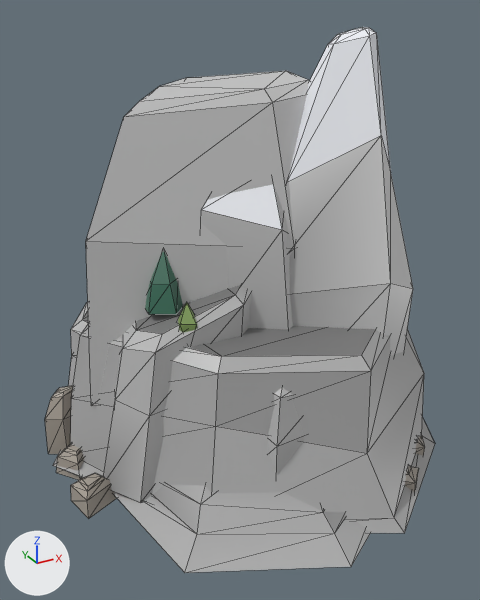
An edit to the glTF model public/terrain-study/crag-0.glb, drawn before and after from the same camera.
Both versions are drawn from a camera (50 mm lens) standing at (-1.26, -2.21, 1.7) and looking at (-0.1, -0.09, 0.64). Every picture has the same lights, and +X, +Y and +Z are marked at lower left. The first picture is the older version. Mesh edges are drawn as thin lines. Vertices at exactly the same position are counted once.

Script lines for the objects in view, before the commit:
```python
ob_cragpeaka = bpy.data.objects.new('CragPeakA', me_cragpeaka)
ob_cragpeaka.location = (0.0, 0.0, 0.0)
ob_cragpeakb = bpy.data.objects.new('CragPeakB', me_cragpeakb)
ob_cragpeakb.location = (0.0, 0.0, 0.0)
ob_cragpine2 = bpy.data.objects.new('CragPine2', me_cragpine2)
ob_cragpine2.location = (0.0, 0.0, 0.0)
ob_cragramp = bpy.data.objects.new('CragRamp', me_cragramp)
ob_cragramp.location = (0.0, 0.0, 0.0)
ob_cragscree13 = bpy.data.objects.new('CragScree13', me_cragscree13)
ob_cragscree13.location = (0.0, 0.0, 0.0)
ob_cragscree14 = bpy.data.objects.new('CragScree14', me_cragscree14)
ob_cragscree14.location = (0.0, 0.0, 0.0)
ob_cragshoulder = bpy.data.objects.new('CragShoulder', me_cragshoulder)
ob_cragshoulder.location = (0.0, 0.0, 0.0)
ob_cragterrace = bpy.data.objects.new('CragTerrace', me_cragterrace)
ob_cragterrace.location = (0.0, 0.0, 0.0)
ob_saddlescree3 = bpy.data.objects.new('SaddleScree3', me_saddlescree3)
ob_saddlescree3.location = (0.0, 0.0, 0.0)
# also in view: 'CragBase' at (0.09, -0.09, 0.15); 'CragScree11' at (-0.77, -0.17, 0.02); 'SaddleBlock' at (-0.1, 0.09, 0.89); 'SaddleBase' at (-0.01, -0.09, 0.3)
```
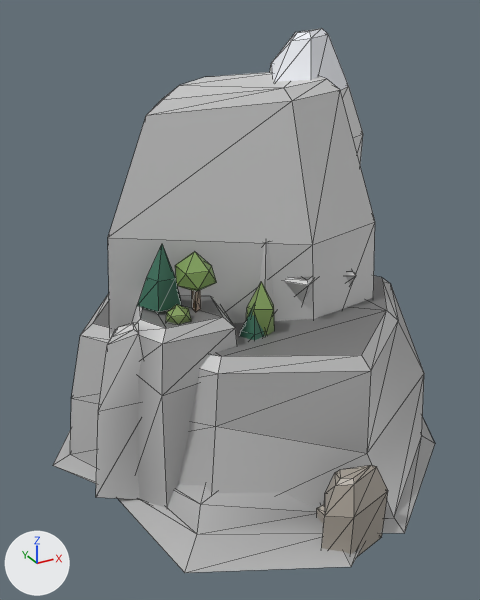
The change, as a list of edits to the scene's bpy script:
```text
Change mat_stone1:
    where n2 = _N.new('ShaderNodeMix'); n2.name = 'Mix'
    add n2.inputs[7].default_value = (0.54, 0.54, 0.54, 1.0)  # 'B', light grey #c2c2c2
Change mat_stone3:
    where n2 = _N.new('ShaderNodeMix'); n2.name = 'Mix'
    n2.inputs[7].default_value: (0.68, 0.68, 0.68, 1.0) -> (0.72, 0.72, 0.72, 1.0)  # 'B', light grey #d7d7d7 -> 'B', light grey #dddddd
Change mat_stone2:
    where n2 = _N.new('ShaderNodeMix'); n2.name = 'Mix'
    n2.inputs[7].default_value: (0.58, 0.58, 0.58, 1.0) -> (0.62, 0.62, 0.62, 1.0)  # 'B', light grey #c8c8c8 -> 'B', light grey #cecece
Change me_cragscree11:
    remove me_cragscree11.from_pydata(...)  # 16 vertices, 26 faces; spans x -0.847..-0.684, y -0.241..-0.1, z -0.03..0.08
    add me_cragscree11.from_pydata(...)  # 16 vertices, 26 faces; spans x 0.026..0.182, y -0.707..-0.572, z 0.057..0.164
    me_cragscree11 part 1: the whole mesh is scaled about its middle by (0.957, 0.957, 0.969), then moved by (0.869, -0.469, 0.086)
Change me_saddleblock:
    remove me_saddleblock.from_pydata(...)  # 24 vertices, 40 faces; spans x -0.709..0.508, y -0.318..0.492, z 0.3..1.481
    add me_saddleblock.from_pydata(...)  # 24 vertices, 40 faces; spans x -0.629..0.588, y -0.318..0.492, z 0.3..1.481
    me_saddleblock part 2: the whole mesh is moved by (0.08, 0.0, 0.0)
Change me_saddleshrub1:
    remove me_saddleshrub1.from_pydata(...)  # 12 vertices, 20 faces; spans x -0.44..-0.345, y -0.276..-0.189, z 0.528..0.752
    add me_saddleshrub1.from_pydata(...)  # 12 vertices, 20 faces; spans x -0.178..-0.056, y -0.338..-0.227, z 0.508..0.794
    me_saddleshrub1 part 3: the whole mesh is scaled about its middle by 1.27, then moved by (0.275, -0.05, 0.011)
Change me_saddlescree3:
    remove me_saddlescree3.from_pydata(...)  # 16 vertices, 26 faces; spans x -0.855..-0.629, y 0.152..0.29, z -0.014..0.274
    add me_saddlescree3.from_pydata(...)  # 16 vertices, 26 faces; spans x -0.183..0.076, y -0.882..-0.723, z -0.03..0.296
    me_saddlescree3 part 4: 16 of 16 vertices moved; they spanned x -0.855..-0.629, y 0.152..0.29, z -0.014..0.274 and now span x -0.183..0.076, y -0.882..-0.723, z -0.03..0.296; mean shift (0.686, -1.025, 0.007)
Remove ob_cragterrace:
    ob_cragterrace = bpy.data.objects.new('CragTerrace', me_cragterrace)
Remove ob_cragramp:
    ob_cragramp = bpy.data.objects.new('CragRamp', me_cragramp)
Remove ob_cragpeaka:
    ob_cragpeaka = bpy.data.objects.new('CragPeakA', me_cragpeaka)
Remove ob_cragpeakb:
    ob_cragpeakb = bpy.data.objects.new('CragPeakB', me_cragpeakb)
Remove ob_cragpine2:
    ob_cragpine2 = bpy.data.objects.new('CragPine2', me_cragpine2)
Remove ob_cragscree13:
    ob_cragscree13 = bpy.data.objects.new('CragScree13', me_cragscree13)
Remove ob_cragscree14:
    ob_cragscree14 = bpy.data.objects.new('CragScree14', me_cragscree14)
Add ob_cragscree10:
    ob_cragscree10 = bpy.data.objects.new('CragScree10', me_cragscree10)  # 16 vertices, 26 faces; spans x -0.131..0.063, y -0.829..-0.71, z 0.007..0.127
    ob_cragscree10.location = (0.0, 0.0, 0.0)
Add ob_cragpine9:
    ob_cragpine9 = bpy.data.objects.new('CragPine9', me_cragpine9)  # 11 vertices, 15 faces; spans x -0.543..-0.372, y -0.231..-0.085, z 0.738..0.964
    ob_cragpine9.location = (0.0, 0.0, 0.0)
Add ob_cragcrown8:
    ob_cragcrown8 = bpy.data.objects.new('CragCrown8', me_cragcrown8)  # 12 vertices, 20 faces; spans x -0.425..-0.29, y -0.303..-0.157, z 0.786..0.937
    ob_cragcrown8.location = (0.0, 0.0, 0.0)
Add ob_cragtrunk8:
    ob_cragtrunk8 = bpy.data.objects.new('CragTrunk8', me_cragtrunk8)  # 6 vertices, 6 faces; spans x -0.3627..-0.3357, y -0.2515..-0.2203, z 0.716..0.816
    ob_cragtrunk8.location = (0.0, 0.0, 0.0)
Add ob_cragpine6:
    ob_cragpine6 = bpy.data.objects.new('CragPine6', me_cragpine6)  # 11 vertices, 15 faces; spans x -0.226..-0.086, y -0.358..-0.221, z 0.527..0.727
    ob_cragpine6.location = (0.0, 0.0, 0.0)
Add ob_cragshrub2:
    ob_cragshrub2 = bpy.data.objects.new('CragShrub2', me_cragshrub2)  # 12 vertices, 20 faces; spans x -0.4908..-0.4025, y -0.3216..-0.2331, z 0.6967..0.7748
    ob_cragshrub2.location = (0.0, 0.0, 0.0)
Add ob_cragshelf7:
    ob_cragshelf7 = bpy.data.objects.new('CragShelf7', me_cragshelf7)  # 12 vertices, 18 faces; spans x 0.146..0.387, y -0.289..-0.035, z 0.602..0.752
    ob_cragshelf7.location = (0.0, 0.0, 0.0)
Add ob_cragshelf6:
    ob_cragshelf6 = bpy.data.objects.new('CragShelf6', me_cragshelf6)  # 12 vertices, 18 faces; spans x -0.048..0.22, y -0.325..-0.067, z 0.613..0.774
    ob_cragshelf6.location = (0.0, 0.0, 0.0)
Add ob_cragrib2:
    ob_cragrib2 = bpy.data.objects.new('CragRib2', me_cragrib2)  # 16 vertices, 26 faces; spans x -0.774..-0.507, y -0.345..-0.117, z 0.02..0.718
    ob_cragrib2.location = (0.0, 0.0, 0.0)
Add ob_cragstep:
    ob_cragstep = bpy.data.objects.new('CragStep', me_cragstep)  # 20 vertices, 33 faces; spans x -0.659..-0.189, y -0.402..0.021, z 0.02..0.73
    ob_cragstep.location = (0.0, 0.0, 0.0)
Add ob_cragsummit:
    ob_cragsummit = bpy.data.objects.new('CragSummit', me_cragsummit)  # 25 vertices, 43 faces; spans x -0.018..0.546, y -0.242..0.352, z 0.5..1.632
    ob_cragsummit.location = (0.0, 0.0, 0.0)
```

Where the change shows, as pixel boxes [x1, y1, x2, y2] in the pictures (480 x 600 px):
'SaddleBlock', moved: before [86, 71, 309, 406]; after [108, 72, 375, 334]
'CragPeakA', deleted: before [289, 27, 413, 356]
'CragRamp', deleted: before [103, 285, 251, 503]
'CragStep', added: after [131, 296, 237, 508]
'CragPeakB', deleted: before [201, 184, 293, 329]
'CragRib2', added: after [96, 323, 141, 499]
'SaddleScree3', reshaped: before [45, 386, 73, 454]; after [322, 465, 388, 557]
'CragSummit', added: after [270, 28, 363, 164]
'CragShoulder', surface changed: [268, 387, 304, 476] in both
'CragPine9', added: after [137, 244, 182, 312]
'CragPine2', deleted: before [145, 251, 183, 314]
'CragScree11', moved, rescaled (not visible afterwards): before [71, 473, 117, 519]
'SaddleShrub1', moved, rescaled: before [178, 303, 197, 332]; after [246, 281, 275, 336]
'CragCrown8', added: after [175, 252, 217, 291]
'CragScree13', deleted: before [56, 444, 84, 480]
'CragTerrace', deleted: before [68, 302, 88, 386]
'CragShelf6', added: after [284, 276, 316, 303]
'CragTier2', now drawn: after [260, 241, 274, 304]
'CragPine6', added: after [240, 303, 267, 340]
'CragShrub2', added: after [166, 304, 191, 324]
'CragScree14', deleted: before [405, 465, 419, 492]
'CragTrunk8', added: after [192, 290, 201, 312]
'CragScree10', added (mostly hidden): after [317, 505, 324, 523]
'CragShelf7', added (mostly hidden): after [346, 270, 356, 285]
